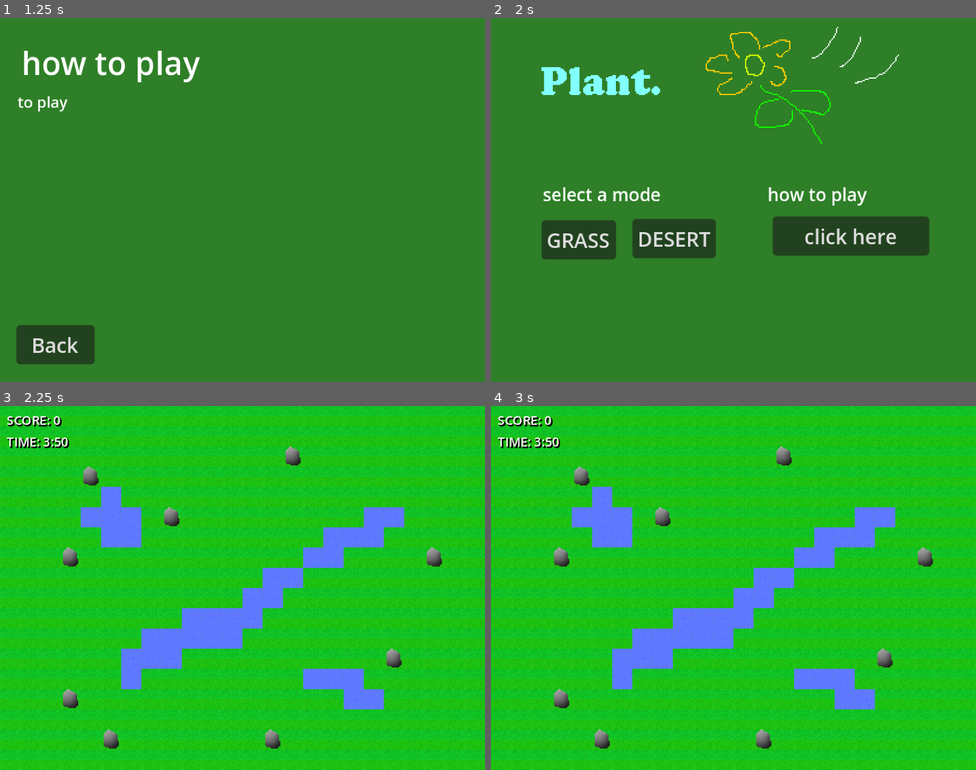
Above: before the commit, frames 1-4 (two rows, left to right).
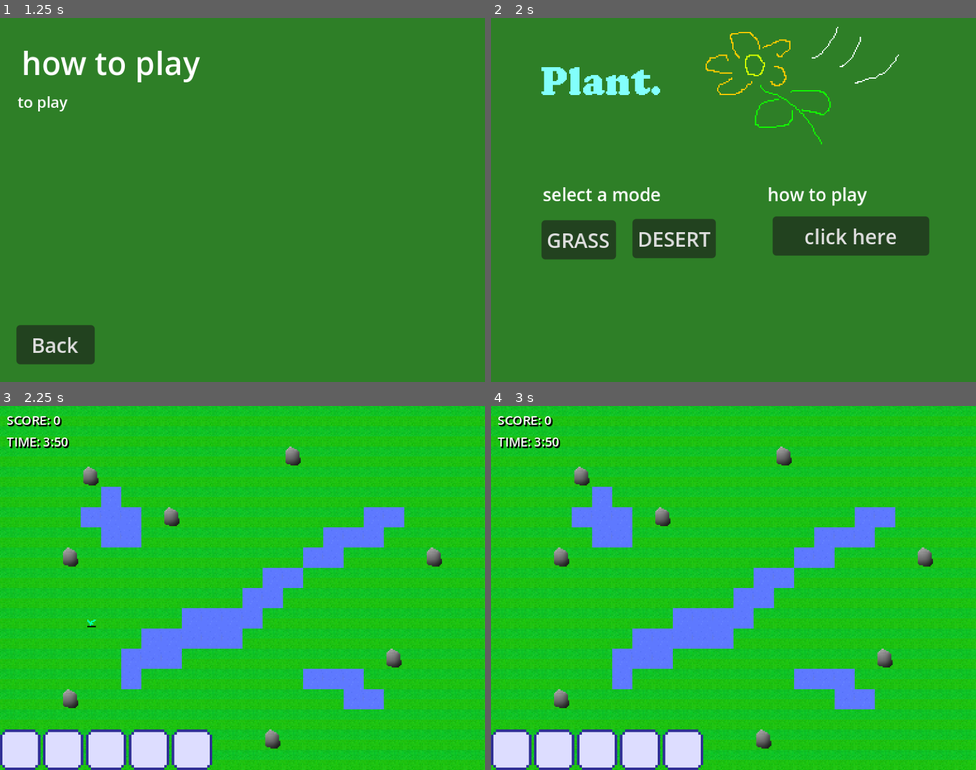
Above: after the commit, the same moments.

Repository: yehorm14/GUTS-Hackathon-2025-
Game: Godot game, scene res://scenes/mainmenu.tscn
Same seed, same stepped clock (60 frames per second), same inputs: the game is played once before the commit and once after it.
Inputs (mouse positions are in pixels of both pictures, inside the frame that each line leads up to):
- Up to frame 1 (1.25 s): click "click here" at 0.5 s
- Up to frame 2 (2 s): click "Back" at 1.25 s
- Up to frame 3 (2.25 s): click "GRASS" at 2 s
- Up to frame 4 (3 s): click (510, 748) at 2.77 s

Frames 1-2 are identical in both runs. In frame 3, 4.5% of the frame differs, in the area x 0-44%, y 58-100%; in frame 4, 4.5%.

Commit message:
planter

Diff:
--- a/plants/base_plant.tscn
+++ b/plants/base_plant.tscn
@@ -35,5 +35,6 @@
 
 [node name="BasePlant" type="AnimatedSprite2D"]
 sprite_frames = SubResource("SpriteFrames_u3brp")
+centered = false
 script = ExtResource("1_fcrfm")
 grow_duration = 2
--- a/plants/carrot.tscn
+++ b/plants/carrot.tscn
@@ -34,3 +34,4 @@
 
 [node name="Carrot" type="AnimatedSprite2D"]
 sprite_frames = SubResource("SpriteFrames_5uiee")
+centered = false
--- a/plants/defender_plant.tscn
+++ b/plants/defender_plant.tscn
@@ -36,4 +36,5 @@
 
 [node name="DefenderPlant" instance=ExtResource("1_6kiuf")]
 sprite_frames = SubResource("SpriteFrames_kcnd1")
+centered = false
 script = ExtResource("3_yyn4e")
--- a/plants/producer_plant.tscn
+++ b/plants/producer_plant.tscn
@@ -36,4 +36,5 @@
 
 [node name="ProducerPlant" instance=ExtResource("1_oqnou")]
 sprite_frames = SubResource("SpriteFrames_dubul")
+centered = false
 script = ExtResource("3_iwn3i")
--- a/plants/tree.tscn
+++ b/plants/tree.tscn
@@ -18,6 +18,7 @@
 
 [node name="Tree" instance=ExtResource("1_omxob")]
 sprite_frames = SubResource("SpriteFrames_l0pgg")
+centered = false
 script = ExtResource("3_0whu2")
 plant_stages = 0
 grow_duration = 0
--- /dev/null
+++ b/scenes/game_state.gd
@@ -0,0 +1,22 @@
+extends Node
+
+@onready var map: TileMapLayer = get_parent().get_node("Map")
+@onready var plants: Node2D = get_parent().get_node("Plants")
+@onready var ui: Control = get_parent().get_node("UI")
+
+var a := preload("res://plants/carrot.tscn")
+var b : Node
+# Called when the node enters the scene tree for the first time.
+func _ready() -> void:
+	b = a.instantiate()
+	plants.add_child(b)
+	pass # Replace with function body.
+
+
+# Called every frame. 'delta' is the elapsed time since the previous frame.
+func _process(delta: float) -> void:
+	var mouse_pos_global = get_viewport().get_mouse_position()
+	var mouse_pos_local = map.to_local(mouse_pos_global)
+	var tile_pos = map.local_to_map(mouse_pos_local)
+	b.position = tile_pos * 16
+	print("hi", tile_pos * 16)
--- a/scenes/grass_map.tscn
+++ b/scenes/grass_map.tscn
@@ -1,7 +1,10 @@
-[gd_scene load_steps=7 format=4 uid="uid://cp7wurbcnv444"]
+[gd_scene load_steps=10 format=4 uid="uid://cp7wurbcnv444"]
 
 [ext_resource type="PackedScene" uid="uid://drlefyuivyq0b" path="res://scenes/game_state.tscn" id="1_6m4jd"]
 [ext_resource type="Texture2D" uid="uid://bcnu0erpgffjl" path="res://art/atlas.png" id="1_rpt3j"]
+[ext_resource type="Script" uid="uid://14wahc517107" path="res://scenes/game_state.gd" id="2_8jwx8"]
+[ext_resource type="Texture2D" uid="uid://du3sn8ux8ywp8" path="res://art/ui/inventory_slot.png" id="3_6m4jd"]
+[ext_resource type="Texture2D" uid="uid://b38ygb0kf5ycj" path="res://art/ui/inventory_slot_click.png" id="4_6v6ul"]
 
 [sub_resource type="TileSetAtlasSource" id="TileSetAtlasSource_0wfyh"]
 texture = ExtResource("1_rpt3j")
@@ -23,22 +26,27 @@
 [node name="Grass" type="Node2D"]
 
 [node name="GameState" parent="." instance=ExtResource("1_6m4jd")]
+script = ExtResource("2_8jwx8")
 
 [node name="Map" type="TileMapLayer" parent="."]
 tile_map_data = PackedByteArray("AAAAAAEAAAAAAAAAAAAAAAIAAAAAAAAAAAABAAIAAAAAAAAAAAABAAMAAAAAAAAAAAABAAQAAAAAAAAAAAACAA …(6832 unchanged characters)…
 tile_set = SubResource("TileSet_sugp2")
 
-[node name="Control" type="Control" parent="."]
+[node name="Plants" type="Node2D" parent="."]
+
+[node name="UI" type="Control" parent="."]
 layout_mode = 3
 anchors_preset = 15
 anchor_right = 1.0
 anchor_bottom = 1.0
+offset_right = 384.0
+offset_bottom = 288.0
 grow_horizontal = 2
 grow_vertical = 2
 focus_behavior_recursive = 1
 mouse_filter = 1
 
-[node name="Label" type="Label" parent="Control"]
+[node name="Label" type="Label" parent="UI"]
 layout_mode = 0
 offset_left = 5.0
 offset_top = 4.0
@@ -48,10 +56,43 @@
 TIME: 3:50"
 label_settings = SubResource("LabelSettings_rpt3j")
 
-[node name="GridContainer" type="GridContainer" parent="Control"]
-layout_mode = 0
-offset_right = 40.0
-offset_bottom = 40.0
+[node name="HBoxContainer" type="HBoxContainer" parent="UI"]
+layout_mode = 1
+anchors_preset = 2
+anchor_top = 1.0
+anchor_bottom = 1.0
+offset_top = -32.0
+offset_right = 240.0
+grow_vertical = 0
+theme_override_constants/separation = 2
 
-[node name="TextureButton" type="TextureButton" parent="Control/GridContainer"]
+[node name="0" type="TextureButton" parent="UI/HBoxContainer"]
 layout_mode = 2
+texture_normal = ExtResource("3_6m4jd")
+texture_pressed = ExtResource("4_6v6ul")
+
+[node name="Icon" type="AnimatedSprite2D" parent="UI/HBoxContainer/0"]
+
+[node name="1" type="TextureButton" parent="UI/HBoxContainer"]
+layout_mode = 2
+texture_normal = ExtResource("3_6m4jd")
+
+[node name="Icon" type="AnimatedSprite2D" parent="UI/HBoxContainer/1"]
+
+[node name="2" type="TextureButton" parent="UI/HBoxContainer"]
+layout_mode = 2
+texture_normal = ExtResource("3_6m4jd")
+
+[node name="Icon" type="AnimatedSprite2D" parent="UI/HBoxContainer/2"]
+
+[node name="3" type="TextureButton" parent="UI/HBoxContainer"]
+layout_mode = 2
+texture_normal = ExtResource("3_6m4jd")
+
+[node name="Icon" type="AnimatedSprite2D" parent="UI/HBoxContainer/3"]
+
+[node name="4" type="TextureButton" parent="UI/HBoxContainer"]
+layout_mode = 2
+texture_normal = ExtResource("3_6m4jd")
+
+[node name="Icon" type="AnimatedSprite2D" parent="UI/HBoxContainer/4"]
Not shown, added: art/plants/suflower.png.import
Binary file added: art/ui/inventory_slot.png
Not shown, added: art/ui/inventory_slot.png.import
Binary file added: art/ui/inventory_slot_click.png
Not shown, added: art/ui/inventory_slot_click.png.import
Not shown: 1 places in plants/base_plant.tscn that only renumber resources
Not shown: 1 places in plants/defender_plant.tscn that only renumber resources
Not shown: 1 places in plants/producer_plant.tscn that only renumber resources
Not shown, added: scenes/game_state.gd.uid
